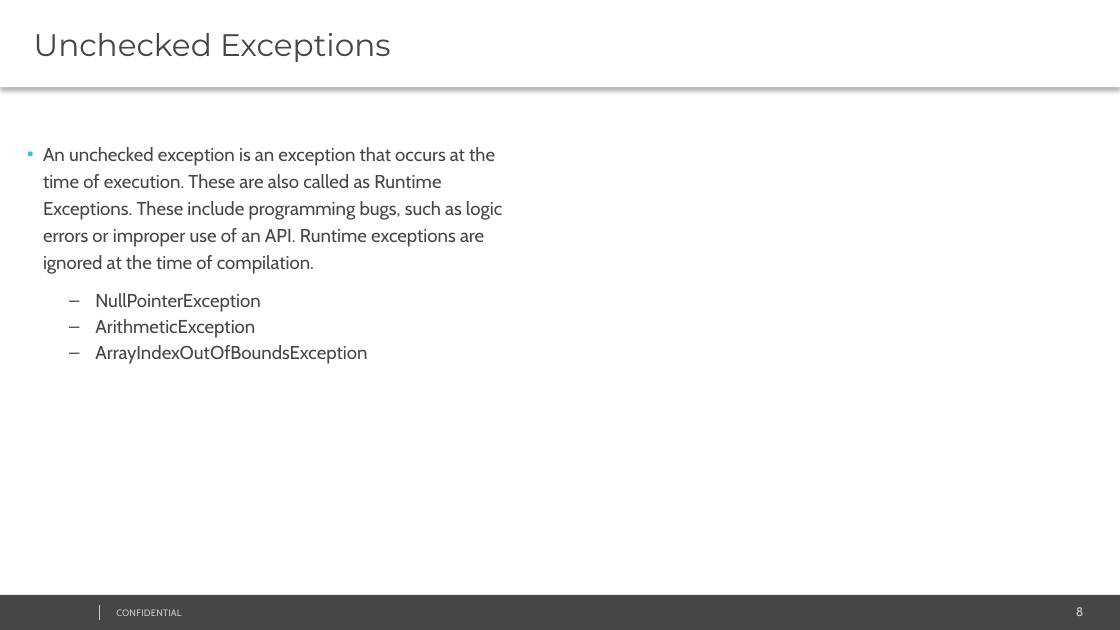
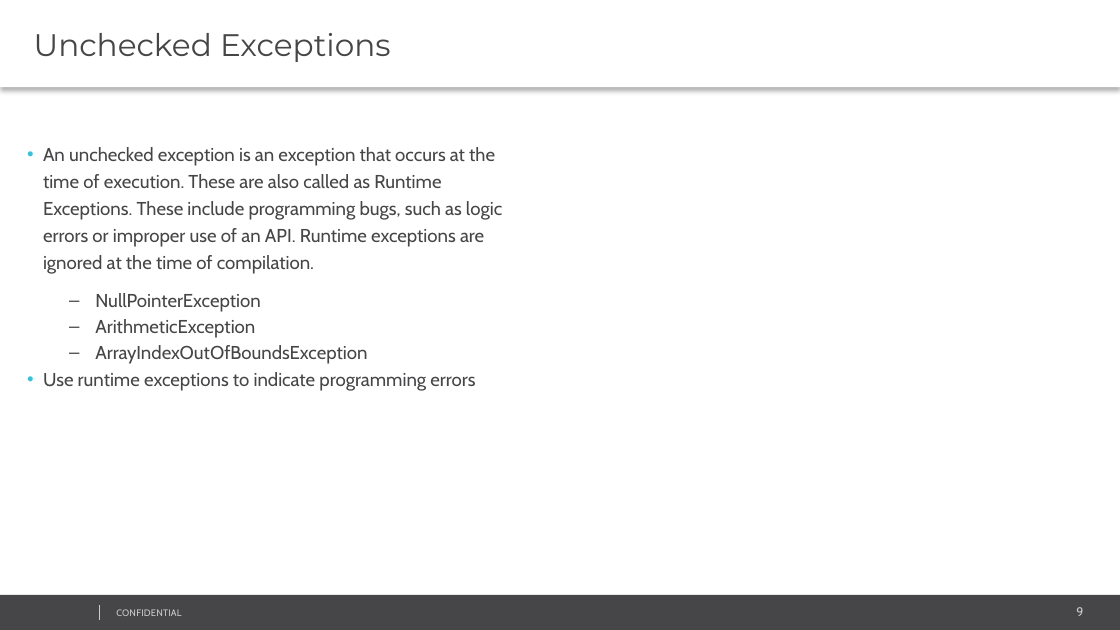
Before and after one commit to svasanth/exceptions, a slide deck: slide 9 of Java Exception Handling.pptx (slide 8 before the commit). Drawn at 1120x630 pixels with LibreOffice and Linux fonts; fonts in the diff are those of the drawing; background and template pictures are left out. Boxes give left, top, right and bottom in pixels: in the first picture for what was removed or moved away, otherwise in the second. Text is boxed around its words. In the diff, an @@ line names an element or a change of style, - is before the commit and + after.

```diff
--- a/Java Exception Handling.pptx
+++ b/Java Exception Handling.pptx
@@ text at <box>43,372,475,391</box>: paragraph added @@
+• Use runtime exceptions to indicate programming errors
@@ page number at <box>1076,607,1083,616</box>: text changed @@
-8
+9
```
Also in this commit, not shown: 7 other slides changed, 12 slides added, 14 other files.
